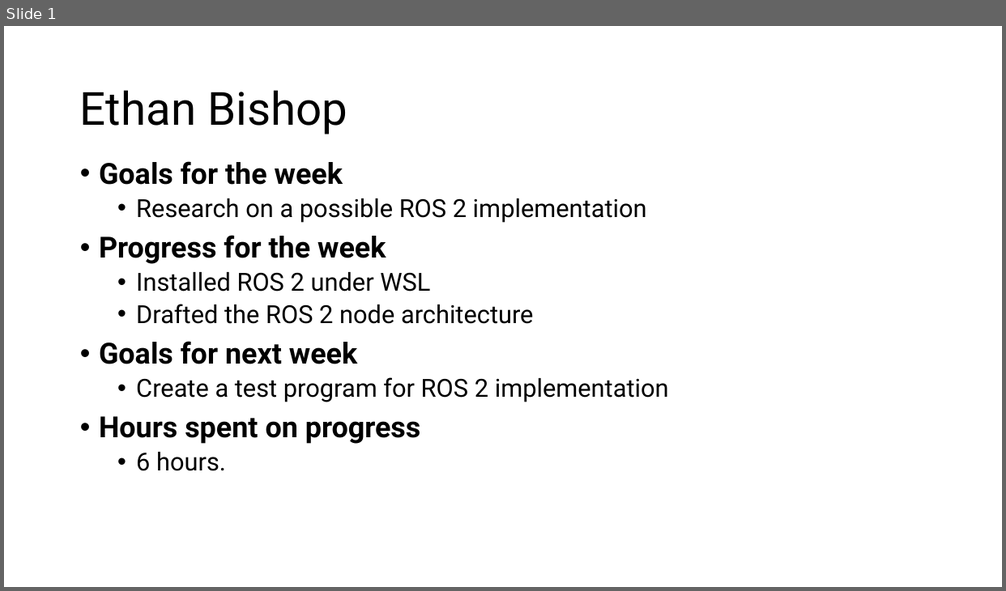
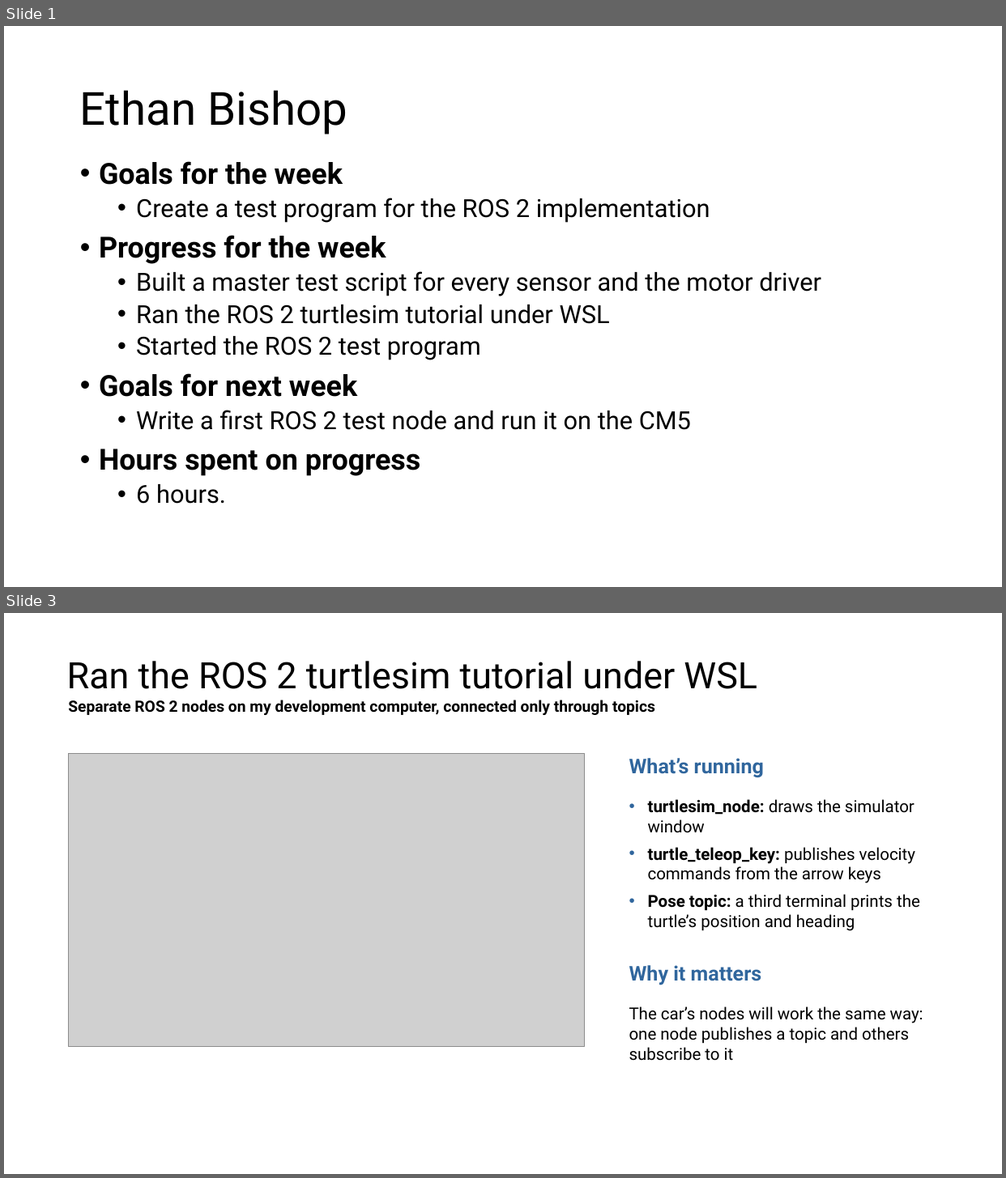
Before and after one commit to EthanWellsSr/BuggyBot, a slide deck: Weekly Reports/slides/3-ethan-bishop.pptx. Shown one above the other, each under a label of ours: slide 1 before the commit, slides 1 and 3 after it; the slides between them are not shown. The pictures are 1006x591 and 1006x1178 pixels, drawn with LibreOffice and Linux fonts; fonts in the diff are those of the drawing; grey boxes stand for pictures. Boxes give left, top, right and bottom in pixels: in the first picture for what was removed or moved away, otherwise in the second. Text is boxed around its words. In the diff, an @@ line names an element or a change of style, - is before the commit and + after.

```diff
--- a/Weekly Reports/slides/3-ethan-bishop.pptx
+++ b/Weekly Reports/slides/3-ethan-bishop.pptx
@@ slide 3 added at box(4, 613, 1002, 1174), background #FFFFFF @@
@@ title added at box(67, 661, 757, 689), 35 pt, text #000000 @@
+Ran the ROS 2 turtlesim tutorial under WSL
@@ text added at box(68, 700, 655, 715), 15 pt, text #000000, bold @@
+Separate ROS 2 nodes on my development computer, connected only through topics
@@ picture added at box(68, 754, 585, 1046) @@
@@ text added at box(629, 758, 764, 777), 19.5 pt, text #30669D, bold @@
+What’s running
@@ text added at box(648, 799, 920, 931), 16 pt, text #000000 @@
+• turtlesim_node: draws the simulator window
+• turtle_teleop_key: publishes velocity commands from the arrow keys
+• Pose topic: a third terminal prints the turtle’s position and heading
@@ text added at box(629, 965, 762, 986), 19.5 pt, text #30669D, bold @@
+Why it matters
@@ text added at box(629, 1007, 923, 1061), 16 pt, text #000000 @@
+The car’s nodes will work the same way: one node publishes a topic and others subscribe to it
@@ slide 1 changed as well @@
@@ text at box(136, 198, 710, 223): text changed @@
-  • Research on a possible ROS 2 implementation
+  • Create a test program for the ROS 2 implementation
@@ text at box(136, 271, 821, 361): text changed @@
-  • Installed ROS 2 under WSL
-  • Drafted the ROS 2 node architecture
+  • Built a master test script for every sensor and the motor driver
+  • Ran the ROS 2 turtlesim tutorial under WSL
+  • Started the ROS 2 test program
@@ text at box(136, 410, 691, 430): text changed @@
-  • Create a test program for ROS 2 implementation
+  • Write a first ROS 2 test node and run it on the CM5
```
Also in this commit, not shown: 1 other slide changed, 1 slide removed.
